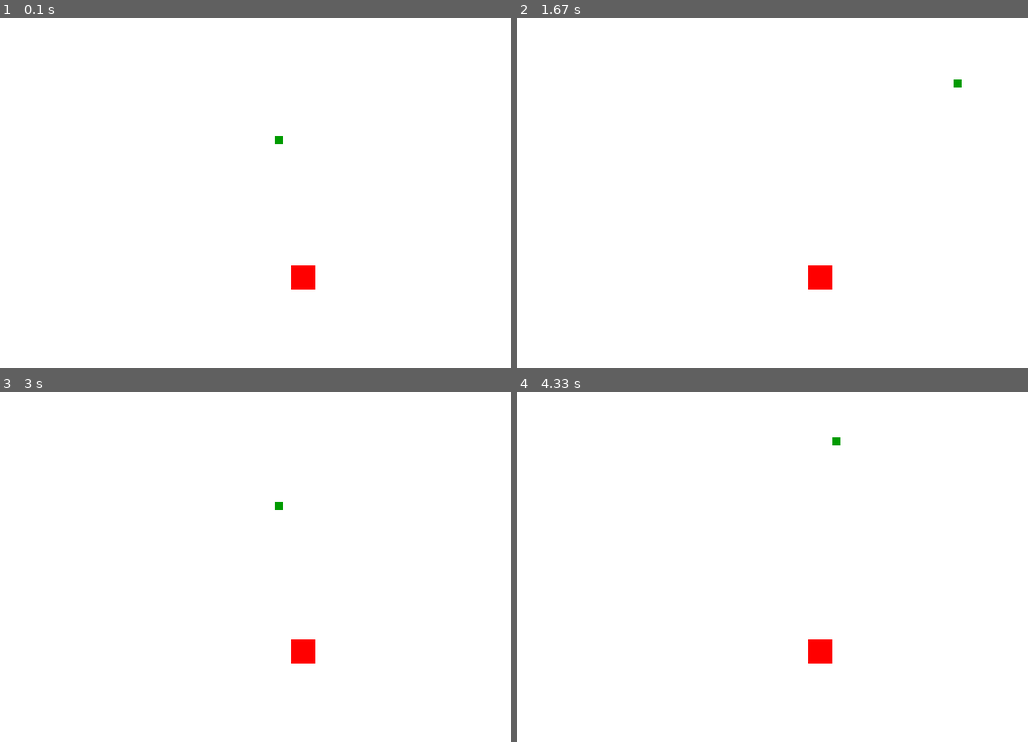
Above: before the commit, frames 1-4 (two rows, left to right).
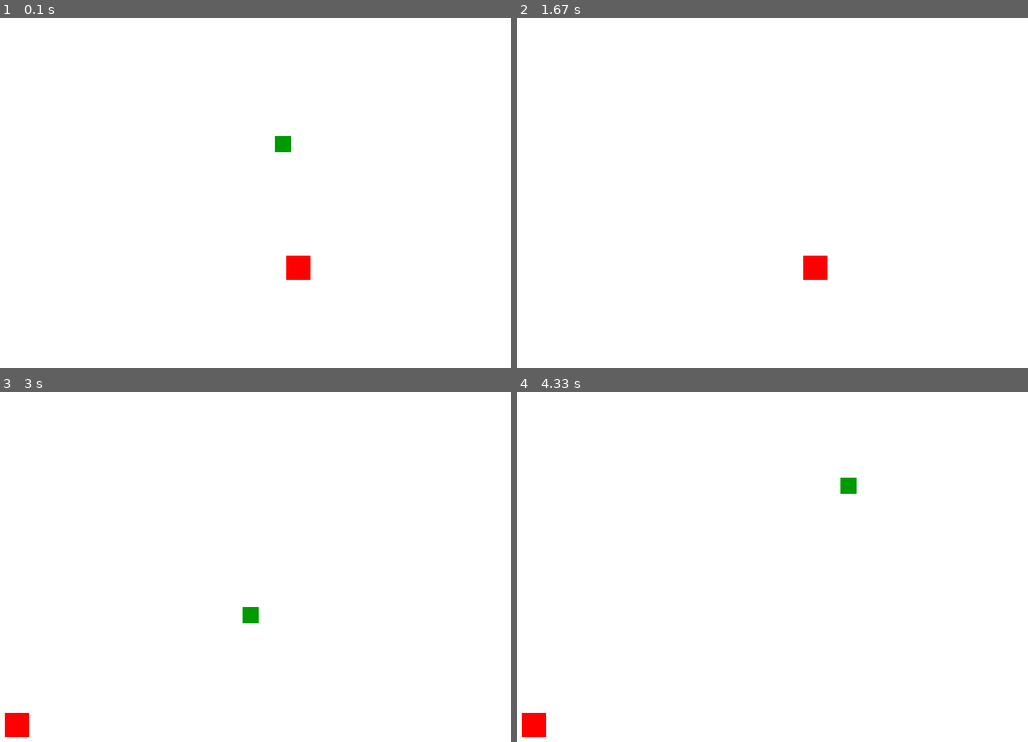
Above: after the commit, the same moments.

Repository: djtrame/Personal
Game: pygame game, started from pygame_test1.py
The game is run twice, just before and just after one commit, with the same random seed, the same clock (stepped at 60 frames per second) and the same inputs.
Inputs:
- Up to frame 1 (0.1 s): no input
- Up to frame 2 (1.67 s): hold Right 0.33-0.8 s; hold Up 0.83-1.13 s; hold Right 1.17-1.63 s
- Up to frame 3 (3 s): hold Left 1.67-2.2 s; tap C at 2.23 s; hold Down 2.57-2.87 s; hold Left from 2.9 s (still down)
- Up to frame 4 (4.33 s): release Left at 3.3 s; hold Up 3.33-3.7 s; hold Right from 3.73 s (still down)

The runs differ from the first frame. In frame 1, 0.5% of the frame differs, in the area x 53-62%, y 33-78%; in frame 2, 0.4%; in frame 3, 0.8%, in the area x 0-62%, y 31-99%; in frame 4, 0.8%.

Commit message:
Finished tutorial 26

Diff:
--- a/pygame_test1.py
+++ b/pygame_test1.py
@@ -26,12 +26,12 @@
 
 clock = pygame.time.Clock()
 
-block_size = 10
+#thickness of the snake
+block_size = 20
+
 FPS = 20
 
 #font size 25
-#changing testing git
-#testing git again
 font = pygame.font.SysFont(None, 25)
 
 def snake(block_size, snakeList):
@@ -46,7 +46,11 @@
     gameDisplay.blit(screen_text, [display_width/2.5, display_height/2.5])
 
 def roundTo10(number):
-    return round(number/10.0) * 10.0
+    #this places the apple in parts of the screen divisible by 10
+    #return round(number/10.0) * 10.0
+
+    #this places the apple on the screen at odd pixel locations
+    return round(number)
 
 def gameLoop():
     gameExit = False
@@ -75,6 +79,11 @@
             pygame.display.update()
 
             for event in pygame.event.get():
+                #handle the user clicking the X on the window during the game over sequence
+                if event.type == pygame.QUIT:
+                    gameExit = True
+                    gameOver = False
+
                 if event.type == pygame.KEYDOWN:
                     if event.key == pygame.K_q:
                         gameExit = True
@@ -156,18 +165,26 @@
 
         pygame.display.update()
 
-        #check crossover of snake and apple
+        #check exact crossover of snake and apple (works as long as they have the same size)
         # if lead_x == randAppleX and lead_y == randAppleY:
         #     randAppleX = roundTo10(random.randrange(0, display_width - block_size))
         #     randAppleY = roundTo10(random.randrange(0, display_height - block_size))
         #     snakeLength += 1
 
         #handle a bigger apple crossover
-        if lead_x >= randAppleX and lead_x <= randAppleX + appleThickness:
-            if lead_y >= randAppleY and lead_y <= randAppleY + appleThickness:
+        # if lead_x >= randAppleX and lead_x <= randAppleX + appleThickness:
+        #     if lead_y >= randAppleY and lead_y <= randAppleY + appleThickness:
+        #         randAppleX = roundTo10(random.randrange(0, display_width - block_size))
+        #         randAppleY = roundTo10(random.randrange(0, display_height - block_size))
+        #         snakeLength += 1
+
+        #handle more exact partial crossovers
+        if (lead_x > randAppleX and lead_x < randAppleX+appleThickness) or (lead_x+block_size > randAppleX and lead_x+block_size < randAppleX + appleThickness):
+            if (lead_y > randAppleY and lead_y < randAppleY+appleThickness) or (lead_y+block_size > randAppleY and lead_y+block_size < randAppleY+appleThickness):
                 randAppleX = roundTo10(random.randrange(0, display_width - block_size))
                 randAppleY = roundTo10(random.randrange(0, display_height - block_size))
                 snakeLength += 1
+
 
 
         #frames per second (fps)
